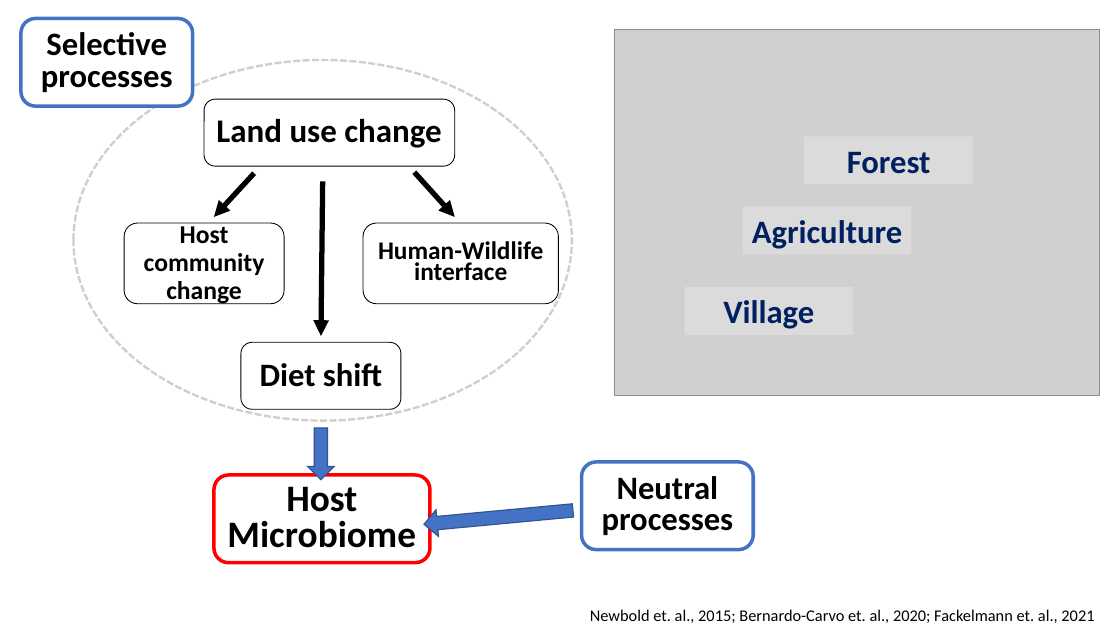
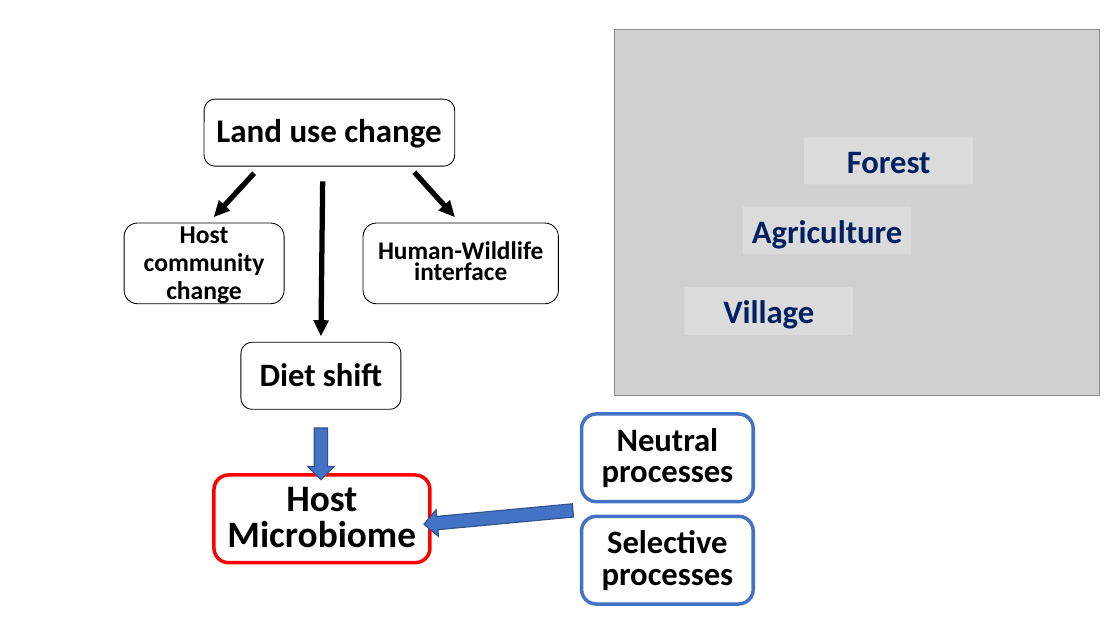
Before and after one commit to Ecological-Complexity-Lab/Microbiome_Structure_Madagascar, a slide deck: slide 6 of presentations/project story.pptx. Drawn at 1120x630 pixels with LibreOffice and Linux fonts; fonts in the diff are those of the drawing; grey boxes stand for pictures. Boxes give left, top, right and bottom in pixels: in the first picture for what was removed or moved away, otherwise in the second. Text is boxed around its words. In the diff, an @@ line names an element or a change of style, - is before the commit and + after.

```diff
--- a/presentations/project story.pptx
+++ b/presentations/project story.pptx
@@ ellipse removed at (73, 60, 571, 420) @@
@@ rounded rectangle "Neutral processes": place and size @@
-rounded rectangle "Neutral processes" at (581, 462, 753, 549)
+rounded rectangle "Neutral processes" at (581, 414, 753, 502)
@@ rounded rectangle "Selective processes": place and size @@
-rounded rectangle "Selective processes" at (21, 18, 192, 106)
+rounded rectangle "Selective processes" at (581, 517, 753, 604)
@@ text removed at (590, 609, 1094, 623) @@
-Newbold et. al., 2015; Bernardo-Carvo et. al., 2020; Fackelmann et. al., 2021
```
Also in this commit, not shown: 11 other slides changed, 1 slide added, 5 other files.
